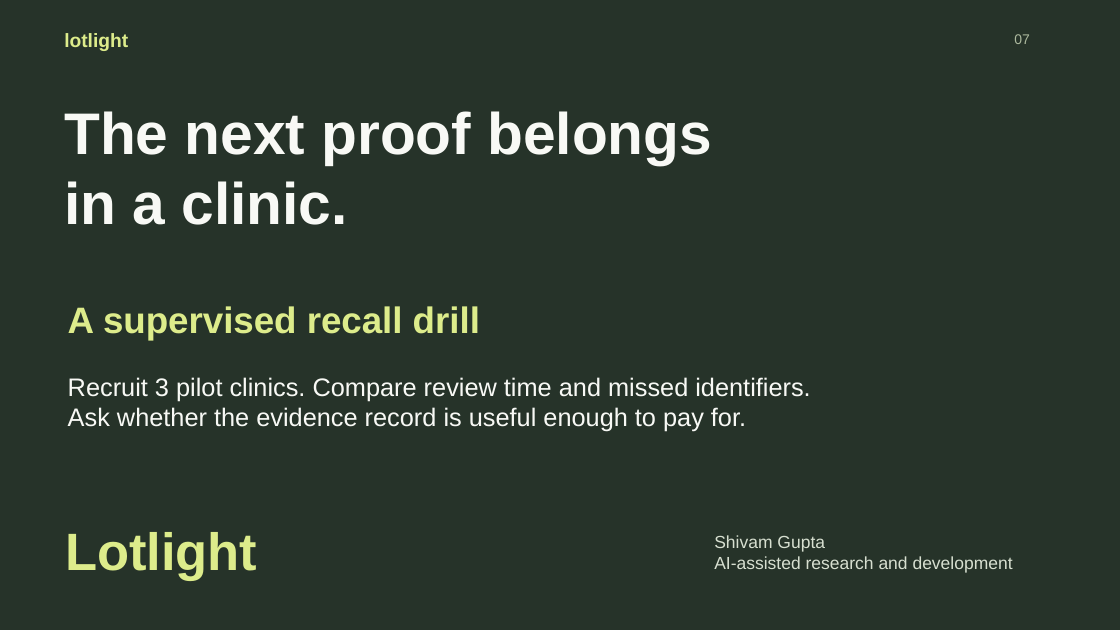
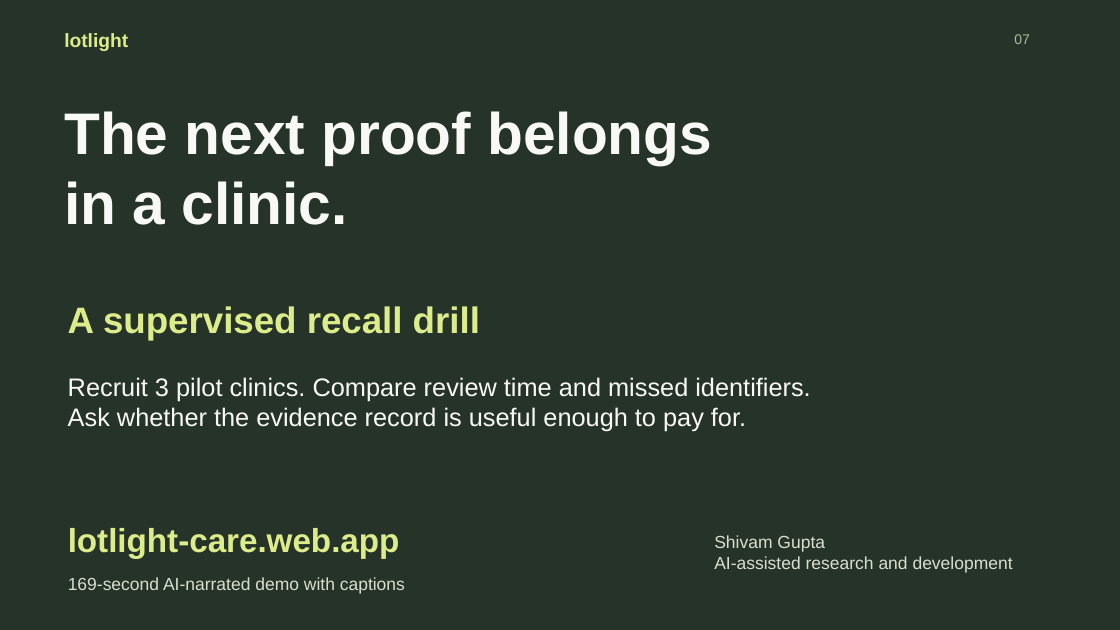
Before and after one commit to shi1720/DSH-Hacks-V2, a slide deck: slide 7 of submission/Lotlight-Pitch.pptx. Drawn at 1120x630 pixels with LibreOffice and Linux fonts; fonts in the diff are those of the drawing. Boxes give left, top, right and bottom in pixels: in the first picture for what was removed or moved away, otherwise in the second. Text is boxed around its words. In the diff, an @@ line names an element or a change of style, - is before the commit and + after.

Commit message:
Deploy Lotlight on Firebase with verified accounts and narrated demo

```diff
--- a/submission/Lotlight-Pitch.pptx
+++ b/submission/Lotlight-Pitch.pptx
@@ text at [68, 528, 400, 559]: text changed; size 45 to 28.5 pt @@
-Lotlight
+lotlight-care.web.app
@@ text added at [68, 577, 405, 594], 15 pt, text #D7DFD0 @@
+169-second AI-narrated demo with captions
```
Also in this commit, not shown: 2 other slides changed, 54 other files.
